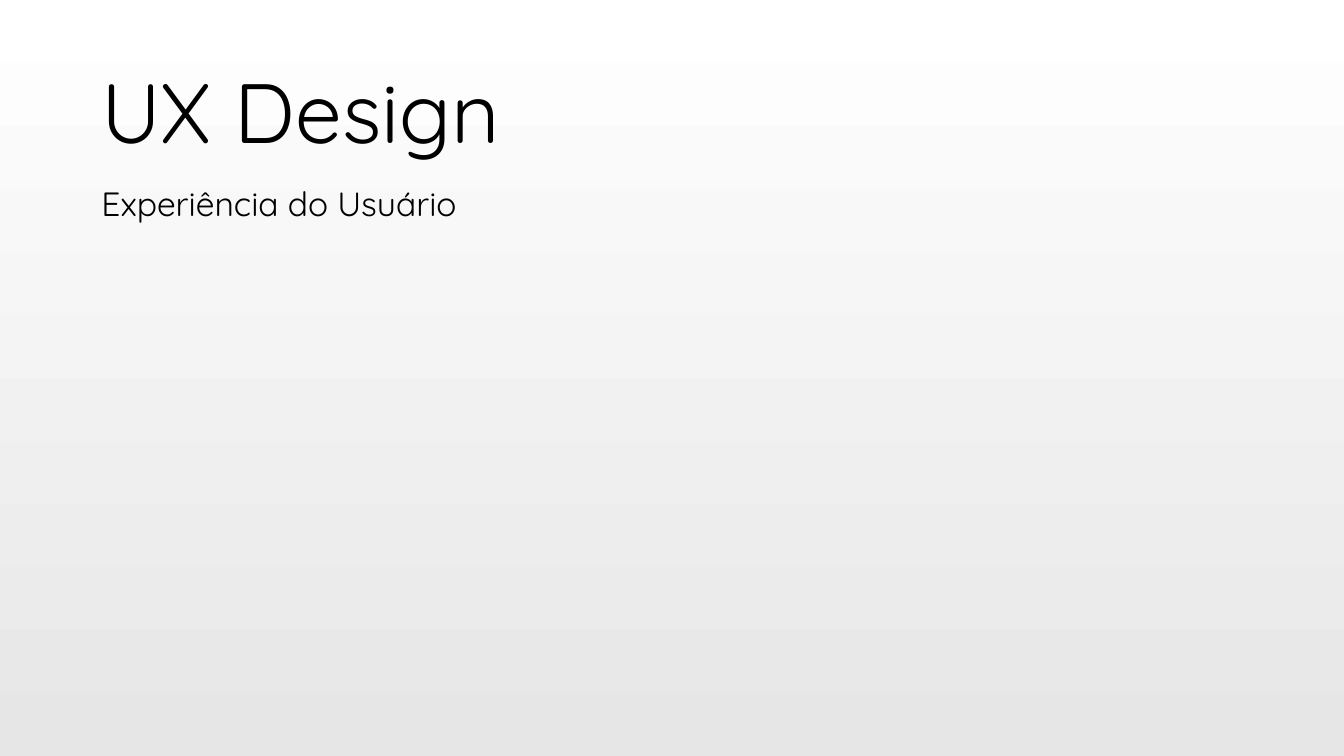
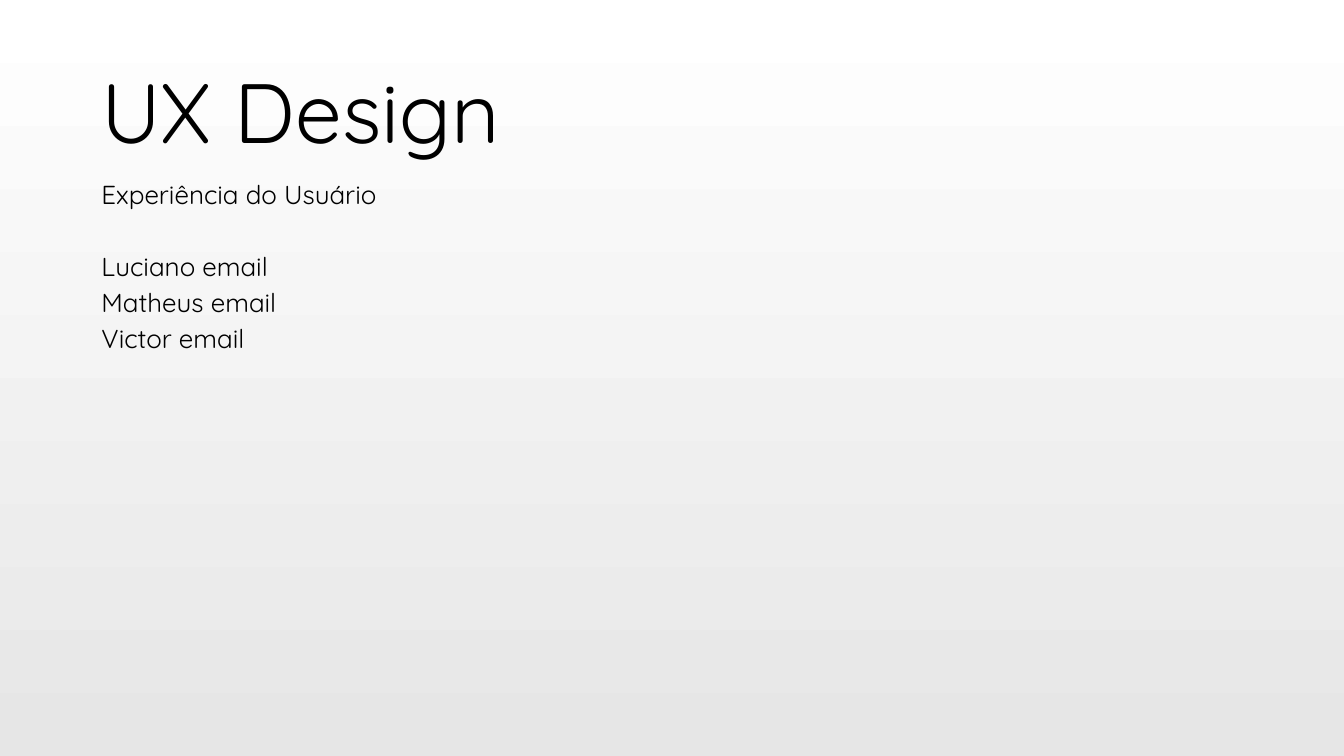
Before and after one commit to q-box/q-box.github.io, a slide deck: slide 1 of ux/Slide UX Design - Cap01.pptx. Drawn at 1344x756 pixels with LibreOffice and Linux fonts; fonts in the diff are those of the drawing. Boxes give left, top, right and bottom in pixels: in the first picture for what was removed or moved away, otherwise in the second. Text is boxed around its words. In the diff, an @@ line names an element or a change of style, - is before the commit and + after.

```diff
--- a/ux/Slide UX Design - Cap01.pptx
+++ b/ux/Slide UX Design - Cap01.pptx
@@ subtitle at box(101, 185, 376, 209): size 24 to 18.6 pt in "Experiência do Usuário"; line spacing 0.9 to 0.7 @@
@@ subtitle at box(101, 257, 276, 349): paragraphs added @@
+Luciano email
+Matheus email
+Victor email
```
Also in this commit, not shown: 2 other slides changed, 2 slides added, 1 other file.
